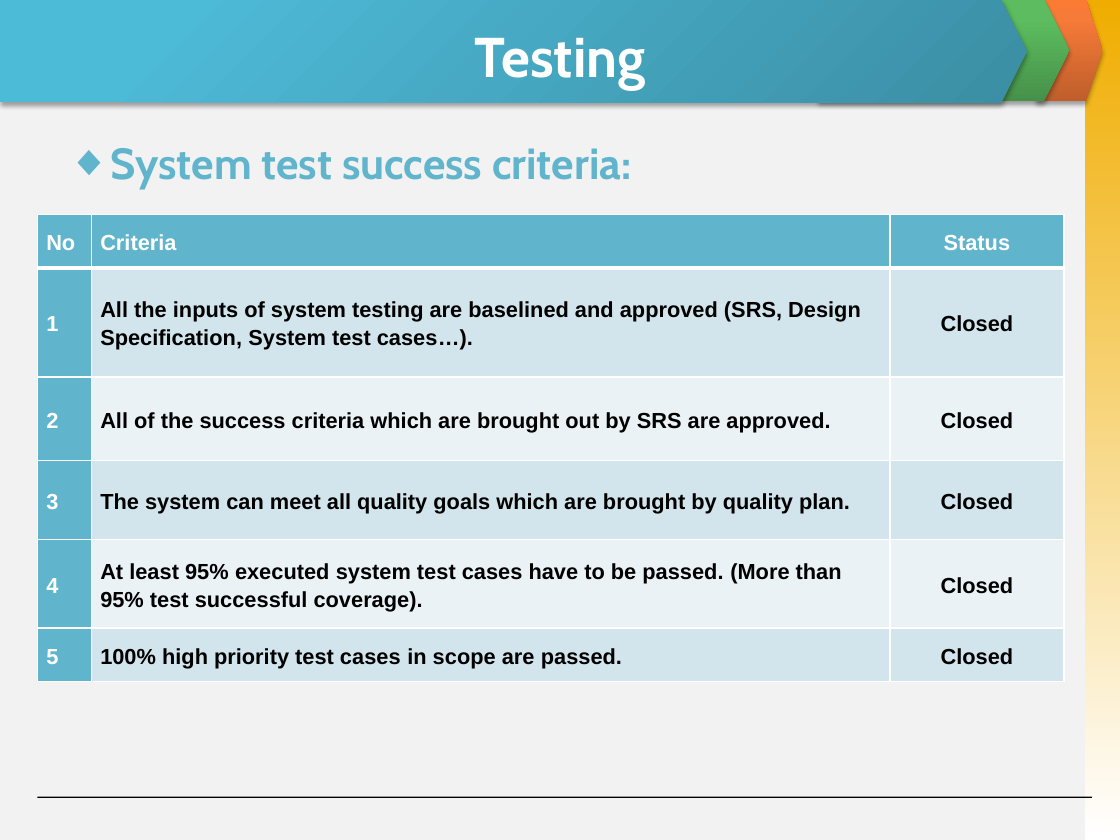
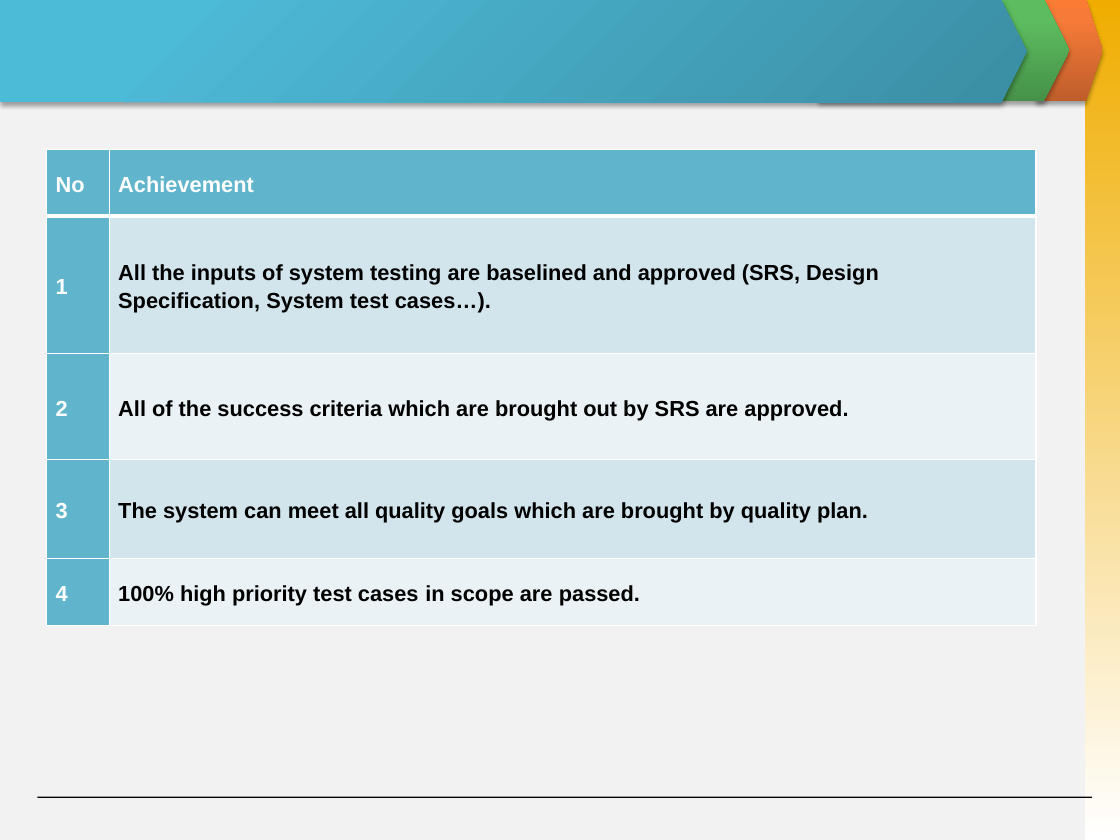
Before and after one commit to skyview059/e-learning-website, a slide deck: slide 32 of Document/Final report/Slide Present E-Learning.pptx (slide 31 before the commit). Drawn at 1120x840 pixels with LibreOffice and Linux fonts; fonts in the diff are those of the drawing. Boxes give left, top, right and bottom in pixels: in the first picture for what was removed or moved away, otherwise in the second. Text is boxed around its words. In the diff, an @@ line names an element or a change of style, - is before the commit and + after.

```diff
--- a/Document/Final report/Slide Present E-Learning.pptx
+++ b/Document/Final report/Slide Present E-Learning.pptx
@@ title removed at box(474, 38, 645, 89) @@
-Testing
@@ table at box(47, 149, 1036, 625) @@
-No | Criteria | Status
-1 | All the inputs of system testing are baselined and approved (SRS, Design Specification, System test cases…). | Closed
-2 | All of the success criteria which are brought out by SRS are approved. | Closed
-3 | The system can meet all quality goals which are brought by quality plan. | Closed
-4 | At least 95% executed system test cases have to be passed. (More than 95% test successful coverage). | Closed
-5 | 100% high priority test cases in scope are passed. | Closed
+No | Achievement
+1 | All the inputs of system testing are baselined and approved (SRS, Design Specification, System test cases…).
+2 | All of the success criteria which are brought out by SRS are approved.
+3 | The system can meet all quality goals which are brought by quality plan.
+4 | 100% high priority test cases in scope are passed.
@@ table: place and size @@
-table at box(37, 215, 1063, 682)
+table at box(47, 149, 1036, 625)
@@ text removed at box(110, 148, 631, 190) @@
-◆ System test success criteria:
```
Also in this commit, not shown: 11 other slides changed, 3 slides added, 3 slides removed.
